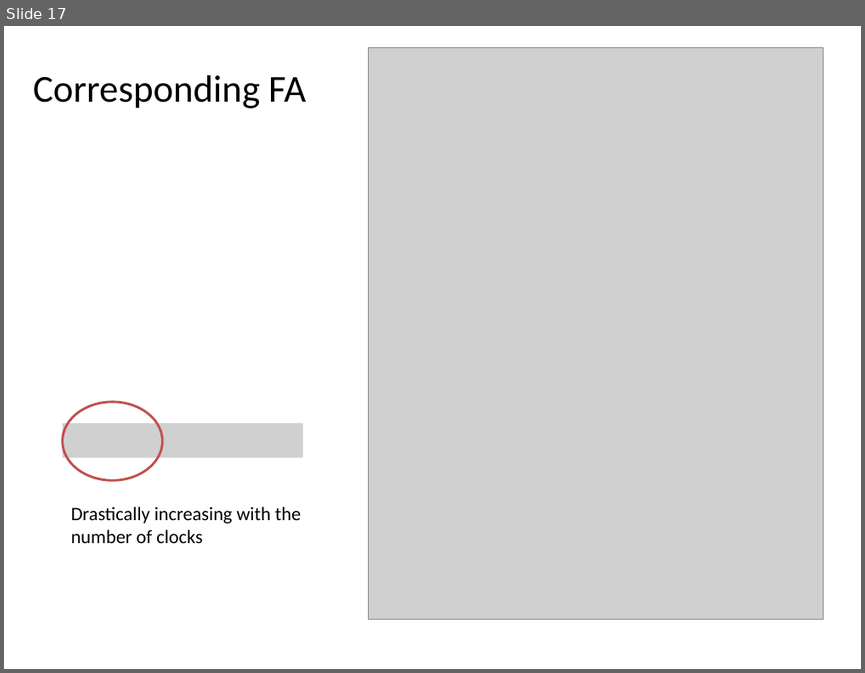
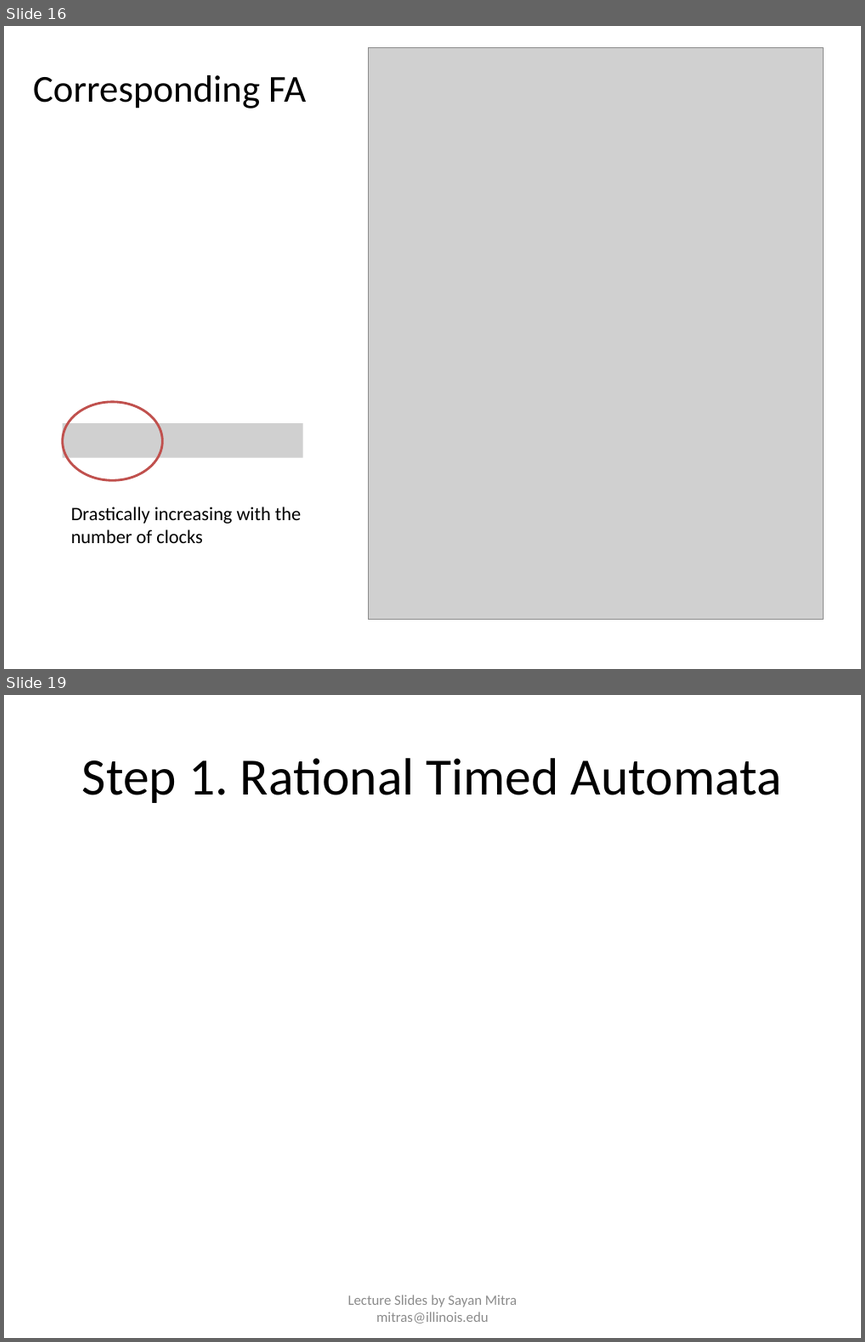
Before and after one commit to sayanmitracode/cpsbooksite, a slide deck: Slides/ReachabilityTimedAutomata.pptx. Shown one above the other, each under a label of ours: slide 17 before the commit, slides 16 and 19 after it; the slides between them are not shown. The pictures are 865x673 and 865x1342 pixels, drawn with LibreOffice and Linux fonts; fonts in the diff are those of the drawing; grey boxes stand for pictures. Boxes give left, top, right and bottom in pixels: in the first picture for what was removed or moved away, otherwise in the second. Text is boxed around its words. In the diff, an @@ line names an element or a change of style, - is before the commit and + after.

```diff
--- a/Slides/ReachabilityTimedAutomata.pptx
+++ b/Slides/ReachabilityTimedAutomata.pptx
@@ slide 19 added at [4, 695, 861, 1338], background #FFFFFF @@
@@ title added at [82, 758, 782, 803], 44 pt, text #000000 @@
+Step 1. Rational Timed Automata
@@ text added at [348, 1294, 517, 1323], 12 pt, text #8C8C8C @@
+Lecture Slides by Sayan Mitra mitras@illinois.edu
@@ what was slide 17 is now slide 16 @@
```
Also in this commit, not shown: 3 slides changed, 23 other slides added, 2 slides removed, 4 other files.
